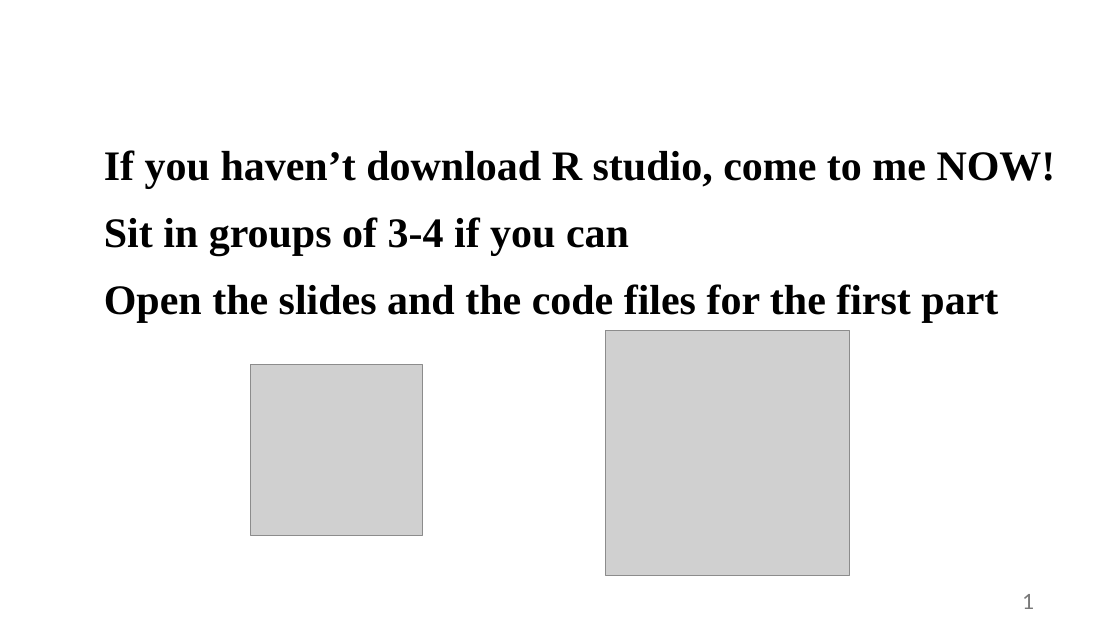
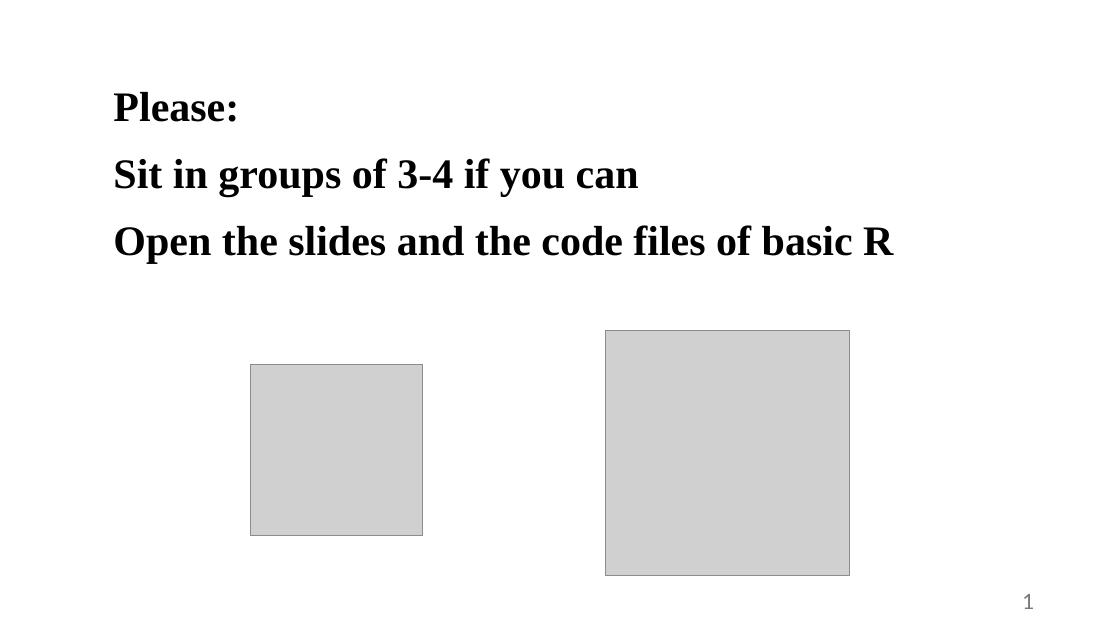
Before and after one commit to yunxiao-li-psych/R-workshop-at-UoW, a slide deck: slide 1 of Basic Operation of R/Part 1/250613_R studio instruction.pptx. Drawn at 1120x630 pixels with LibreOffice and Linux fonts; fonts in the diff are those of the drawing; grey boxes stand for pictures; background and template pictures are left out. Boxes give left, top, right and bottom in pixels: in the first picture for what was removed or moved away, otherwise in the second. Text is boxed around its words. In the diff, an @@ line names an element or a change of style, - is before the commit and + after.

```diff
--- a/Basic Operation of R/Part 1/250613_R studio instruction.pptx
+++ b/Basic Operation of R/Part 1/250613_R studio instruction.pptx
@@ text "Please:" moved from (x1=104, y1=150, x2=1056, y2=322) to (x1=113, y1=92, x2=893, y2=263) @@
@@ text at (x1=113, y1=92, x2=239, y2=122): text changed @@
-If you haven’t download R studio, come to me NOW!
+Please:
@@ text at (x1=113, y1=225, x2=893, y2=263): text changed @@
-Open the slides and the code files for the first part
+Open the slides and the code files of basic R
```
Also in this commit, not shown: 9 other slides changed, 1 slide added, 2 slides removed.
